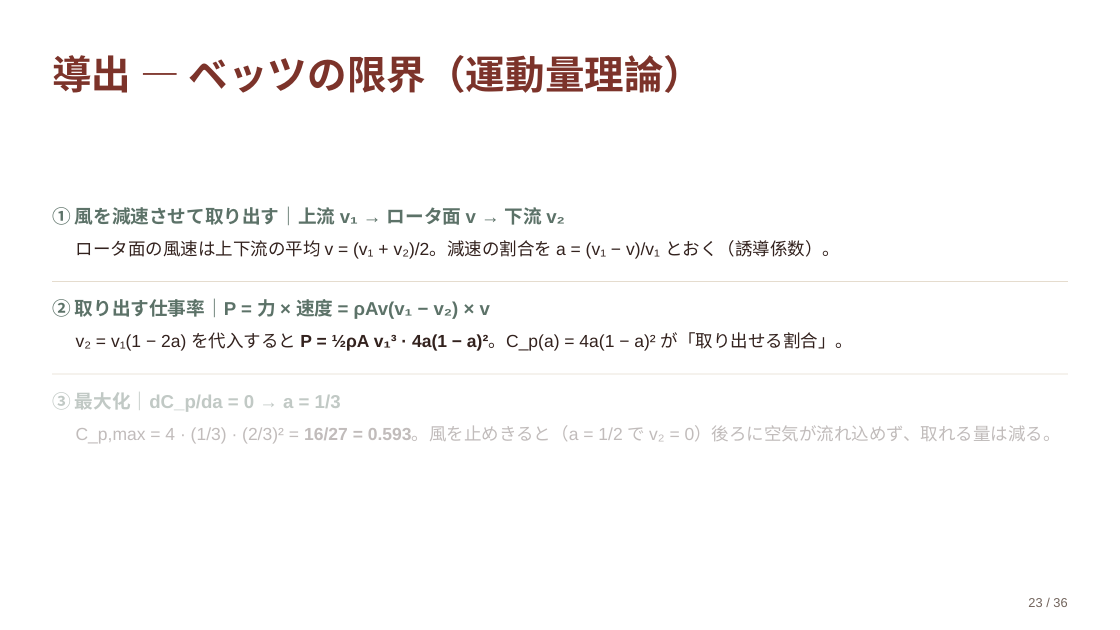
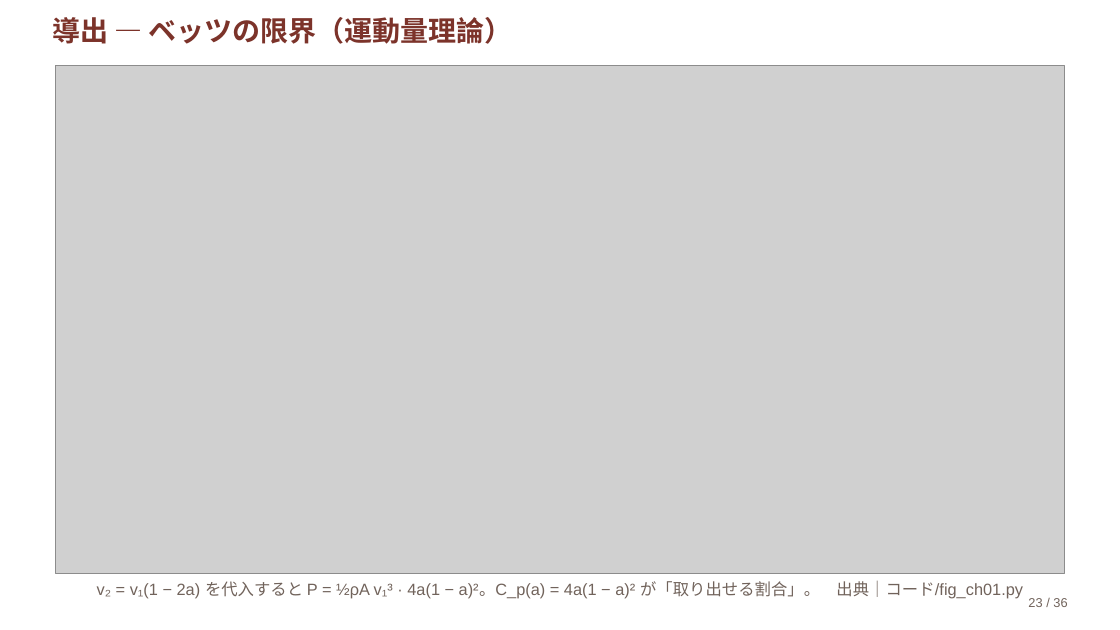
Before and after one commit to lutelute/ryukyu-power-system-2026, a slide deck: slide 23 of スライド/ch01.pptx. Drawn at 1120x630 pixels with LibreOffice and Linux fonts; fonts in the diff are those of the drawing; grey boxes stand for pictures. Boxes give left, top, right and bottom in pixels: in the first picture for what was removed or moved away, otherwise in the second. Text is boxed around its words. In the diff, an @@ line names an element or a change of style, - is before the commit and + after.

```diff
--- a/スライド/ch01.pptx
+++ b/スライド/ch01.pptx
@@ text "導出 — ベッツの限界（運動量理論）": place and size @@
-text "導出 — ベッツの限界（運動量理論）" at box(52, 55, 704, 93)
+text "導出 — ベッツの限界（運動量理論）" at box(52, 17, 513, 44)
@@ text "導出 — ベッツの限界（運動量理論）" at box(52, 17, 513, 44): size 33.9 to 24 pt; line spacing 1.06 to 1; vertical alignment middle to top @@
@@ picture added at box(55, 66, 1064, 574) @@
@@ text removed at box(52, 206, 565, 225) @@
-① 風を減速させて取り出す｜上流 v₁ → ロータ面 v → 下流 v₂
@@ text removed at box(76, 240, 840, 259) @@
-ロータ面の風速は上下流の平均 v = (v₁ + v₂)/2。減速の割合を a = (v₁ − v)/v₁ とおく（誘導係数）。
@@ rectangle removed at box(52, 281, 1068, 282) @@
@@ text removed at box(52, 298, 490, 319) @@
-② 取り出す仕事率｜P = 力 × 速度 = ρAv(v₁ − v₂) × v
@@ rectangle removed at box(52, 374, 1068, 375) @@
@@ text removed at box(52, 392, 341, 412) @@
-③ 最大化｜dC_p/da = 0 → a = 1/3
@@ text removed at box(76, 427, 1061, 444) @@
-C_p,max = 4 · (1/3) · (2/3)² = 16/27 = 0.593。風を止めきると（a = 1/2 で v₂ = 0）後ろに空気が流れ込めず、取れる量は減る。
@@ text at box(97, 581, 1023, 599): text changed; size 15 to 14 pt; text colour #33221E to #71635B @@
-v₂ = v₁(1 − 2a) を代入すると P = ½ρA v₁³ · 4a(1 − a)²。C_p(a) = 4a(1 − a)² が「取り出せる割合」。
+v₂ = v₁(1 − 2a) を代入すると P = ½ρA v₁³ · 4a(1 − a)²。C_p(a) = 4a(1 − a)² が「取り出せる割合」。 出典｜コード/fig_ch01.py
```
Also in this commit, not shown: 2 other slides changed, 50 other files.
